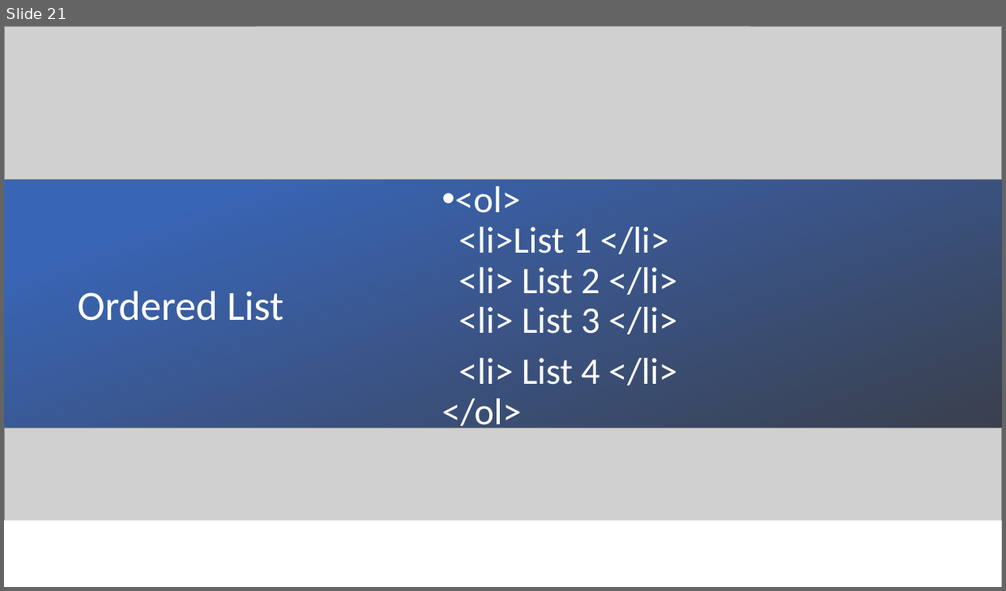
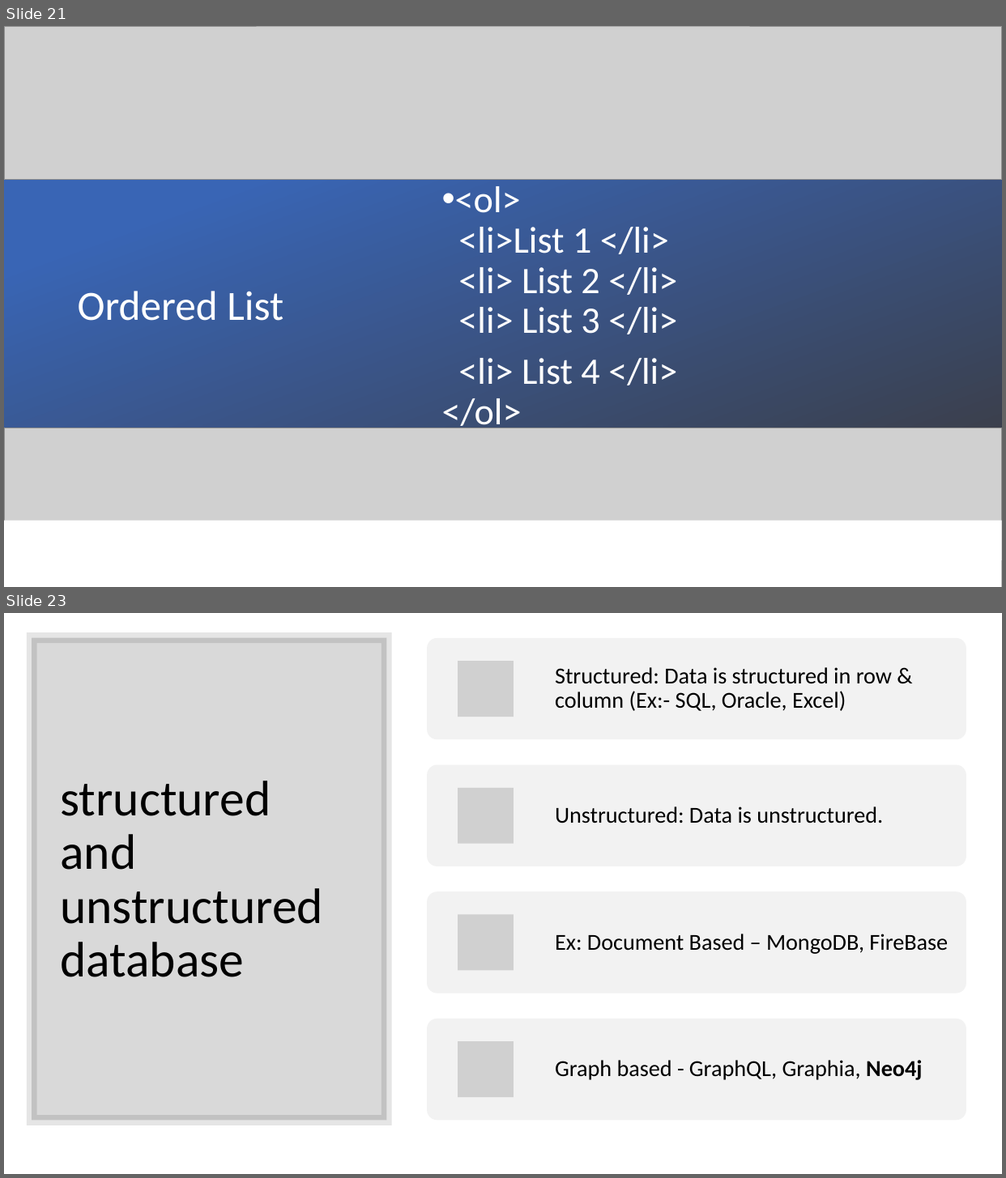
Before and after one commit to zneroravi/FullStack20, a slide deck: FullStackTraining.pptx. Shown one above the other, each under a label of ours: slide 21 before the commit, slides 21 and 23 after it; the slides between them are not shown. The pictures are 1006x591 and 1006x1178 pixels, drawn with LibreOffice and Linux fonts; fonts in the diff are those of the drawing; grey boxes stand for pictures. Boxes give left, top, right and bottom in pixels: in the first picture for what was removed or moved away, otherwise in the second. Text is boxed around its words. In the diff, an @@ line names an element or a change of style, - is before the commit and + after.

```diff
--- a/FullStackTraining.pptx
+++ b/FullStackTraining.pptx
@@ slide 23 added at [4, 613, 1002, 1174], background #FFFFFF @@
@@ rectangle added at [32, 637, 386, 1121], fill #000000 at 15% opacity, outline #000000 10 pt @@
@@ title added at [60, 781, 323, 977], 48 pt, text #000000 @@
+structured and unstructured database
@@ group added at [427, 637, 967, 1121]: 4 rounded rectangles, 4 pictures, 4 texts @@
+Structured: Data is structured in row & column (Ex:- SQL, Oracle, Excel)
+Unstructured: Data is unstructured.
+Ex: Document Based – MongoDB, FireBase
+Graph based - GraphQL, Graphia, Neo4j
```
Also in this commit, not shown: 17 other slides added.
